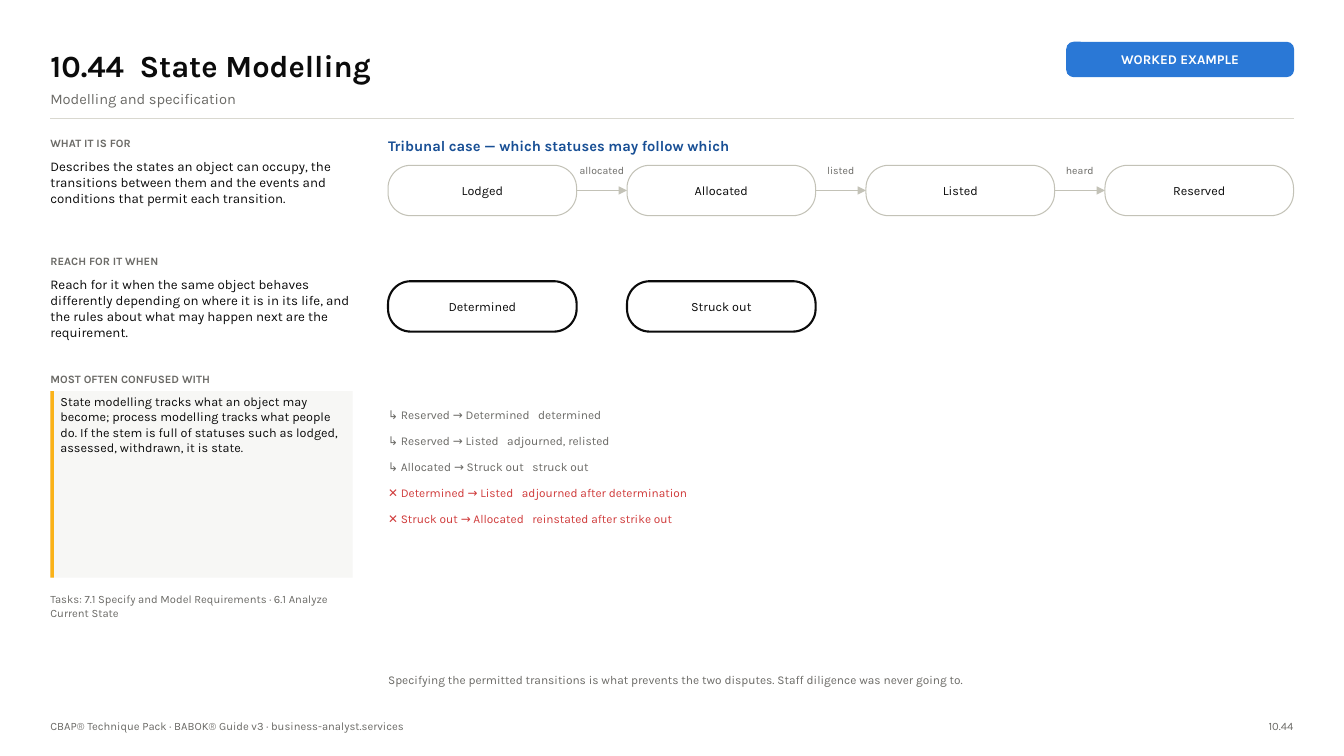
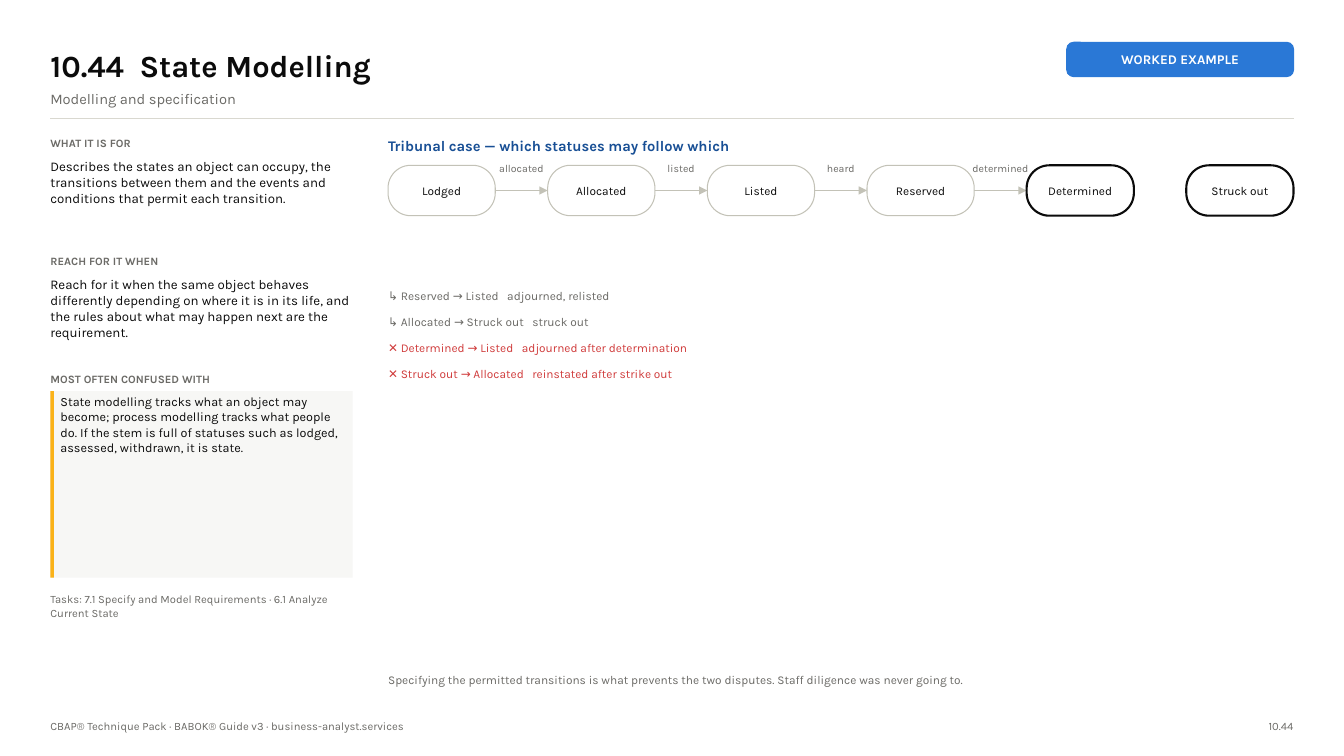
Before and after one commit to Business-Analyst-Services/cbap-exam-simulator, a slide deck: slide 97 of CBAP-Technique-Pack.pptx. Drawn at 1344x756 pixels with LibreOffice and Linux fonts; fonts in the diff are those of the drawing. Boxes give left, top, right and bottom in pixels: in the first picture for what was removed or moved away, otherwise in the second. Text is boxed around its words. In the diff, an @@ line names an element or a change of style, - is before the commit and + after.

```diff
--- a/CBAP-Technique-Pack.pptx
+++ b/CBAP-Technique-Pack.pptx
@@ rounded rectangle "Lodged": place and size @@
-rounded rectangle "Lodged" at <box>388,165,577,216</box>
+rounded rectangle "Lodged" at <box>388,165,495,216</box>
@@ text "allocated": place and size @@
-text "allocated" at <box>580,167,624,174</box>
+text "allocated" at <box>499,165,543,172</box>
@@ rounded rectangle "Allocated": place and size @@
-rounded rectangle "Allocated" at <box>627,165,816,216</box>
+rounded rectangle "Allocated" at <box>547,165,654,216</box>
@@ text "listed": place and size @@
-text "listed" at <box>827,167,854,174</box>
+text "listed" at <box>667,165,694,172</box>
@@ rounded rectangle "Listed": place and size @@
-rounded rectangle "Listed" at <box>866,165,1055,216</box>
+rounded rectangle "Listed" at <box>708,165,815,216</box>
@@ text "heard": place and size @@
-text "heard" at <box>1066,167,1094,174</box>
+text "heard" at <box>827,165,855,172</box>
@@ rounded rectangle "Reserved": place and size @@
-rounded rectangle "Reserved" at <box>1105,165,1294,216</box>
+rounded rectangle "Reserved" at <box>867,165,974,216</box>
@@ text added at <box>972,165,1028,172</box>, 7.5 pt, text #6B6A66 @@
+determined
@@ rounded rectangle "Determined": place and size @@
-rounded rectangle "Determined" at <box>388,281,577,332</box>
+rounded rectangle "Determined" at <box>1027,165,1134,216</box>
@@ size 9 to 8.5 pt in 6 elements at <box>388,165,495,216</box>, <box>547,165,654,216</box>, <box>708,165,815,216</box>, <box>867,165,974,216</box>, <box>1027,165,1134,216</box>, <box>1187,165,1294,216</box> @@
@@ rounded rectangle "Struck out": place and size @@
-rounded rectangle "Struck out" at <box>627,281,816,332</box>
+rounded rectangle "Struck out" at <box>1187,165,1294,216</box>
@@ arrow moved from (577, 191) - (627, 191) to (495, 191) - (547, 191) @@
@@ arrow moved from (816, 191) - (866, 191) to (655, 191) - (708, 191) @@
@@ arrow moved from (1055, 191) - (1105, 191) to (815, 191) - (867, 191) @@
@@ arrow added from (975, 191) to (1027, 191), #C3C2B7 1 pt @@
@@ 4 texts: place and size @@
-4 texts at <box>401,437,687,523</box>
+4 texts at <box>401,292,687,378</box>
@@ text removed at <box>401,411,601,419</box> @@
-↳ Reserved → Determined determined
```
Also in this commit, not shown: 1 other slide changed, 1 other file.
